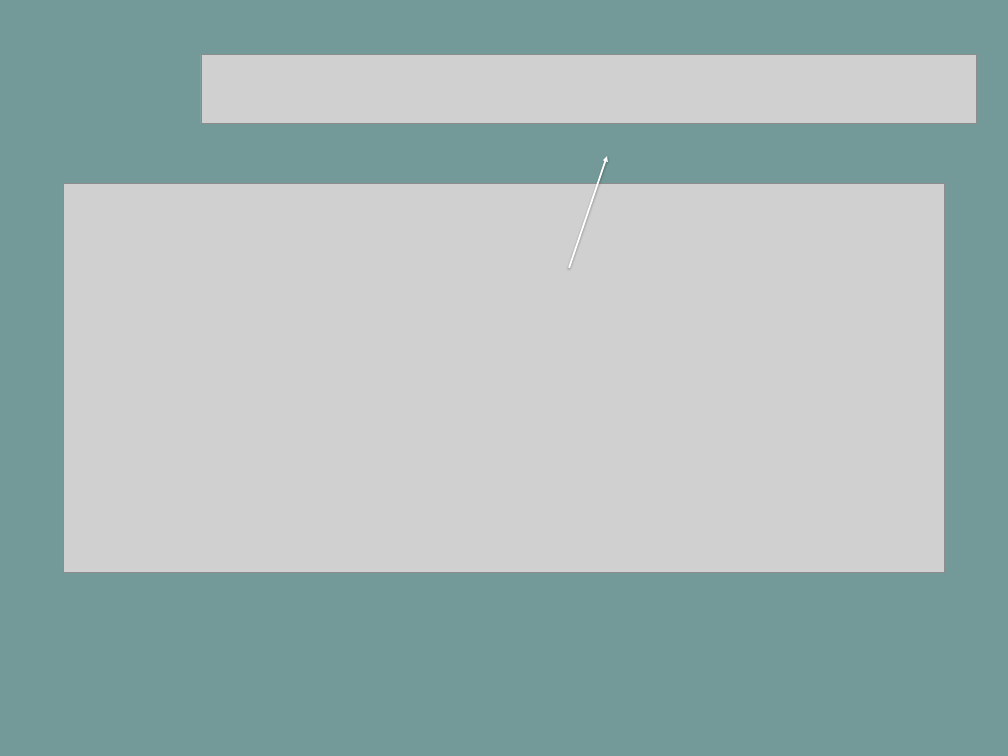
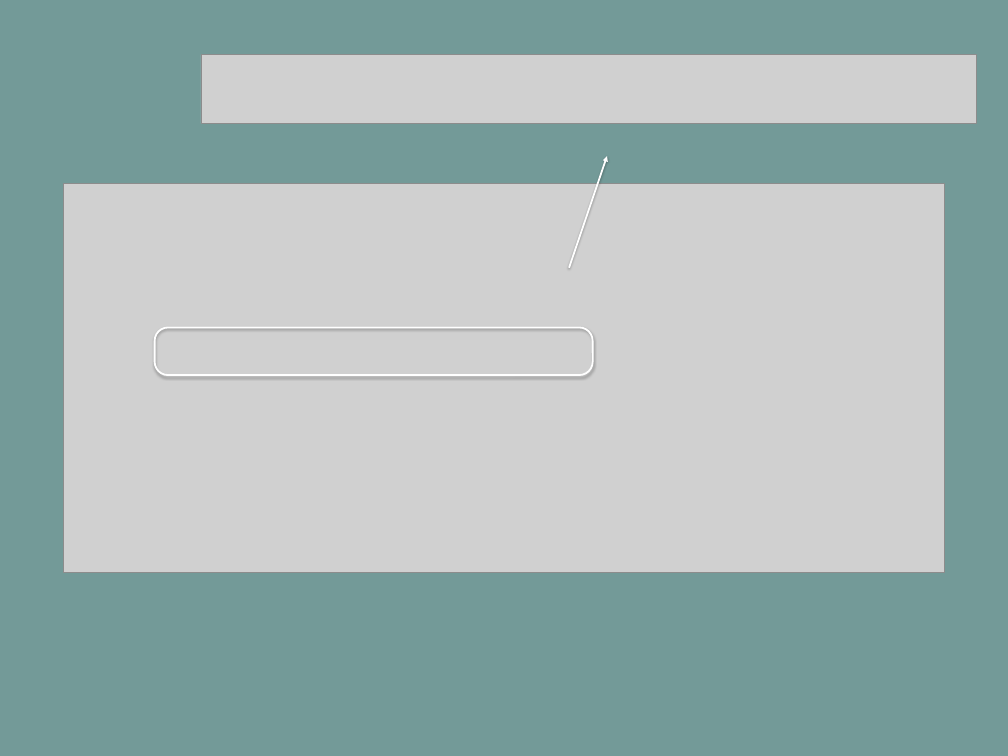
Before and after one commit to life0727/blog, a slide deck: slide 16 of ppt/typescript（三）.pptx. Drawn at 1008x756 pixels with LibreOffice and Linux fonts; fonts in the diff are those of the drawing; grey boxes stand for pictures. Boxes give left, top, right and bottom in pixels: in the first picture for what was removed or moved away, otherwise in the second. Text is boxed around its words. In the diff, an @@ line names an element or a change of style, - is before the commit and + after.

Commit message:
update

```diff
--- a/ppt/typescript（三）.pptx
+++ b/ppt/typescript（三）.pptx
@@ rounded rectangle added at (155, 327, 593, 374), outline #FFFFFF 2 pt @@
```
Also in this commit, not shown: 2 slides added.
